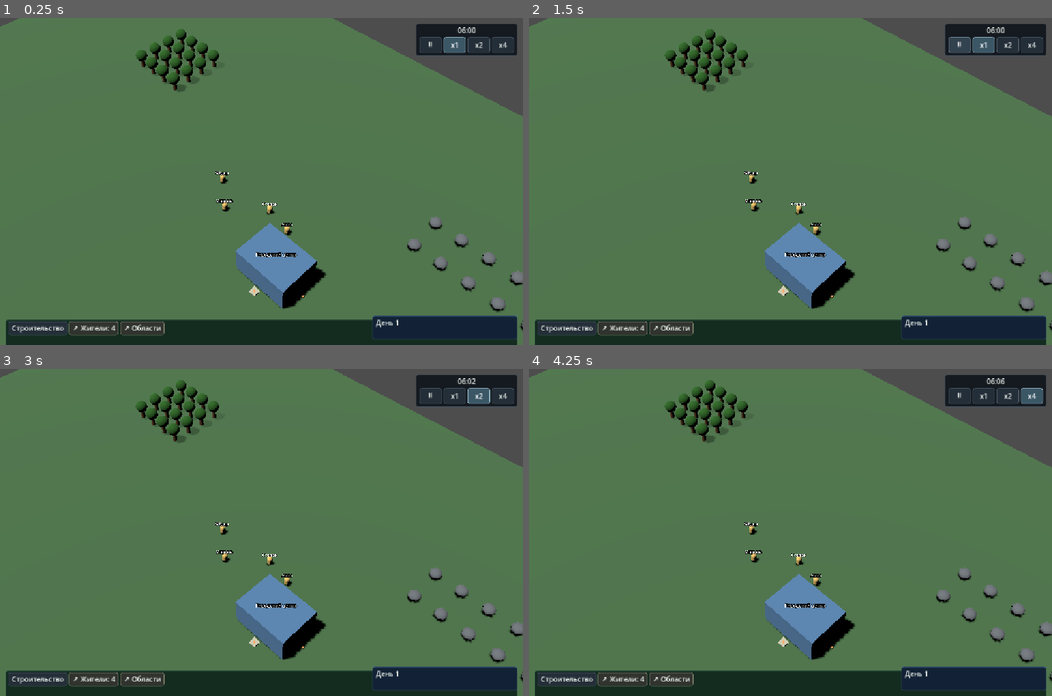
Above: before the commit, frames 1-4 (two rows, left to right).
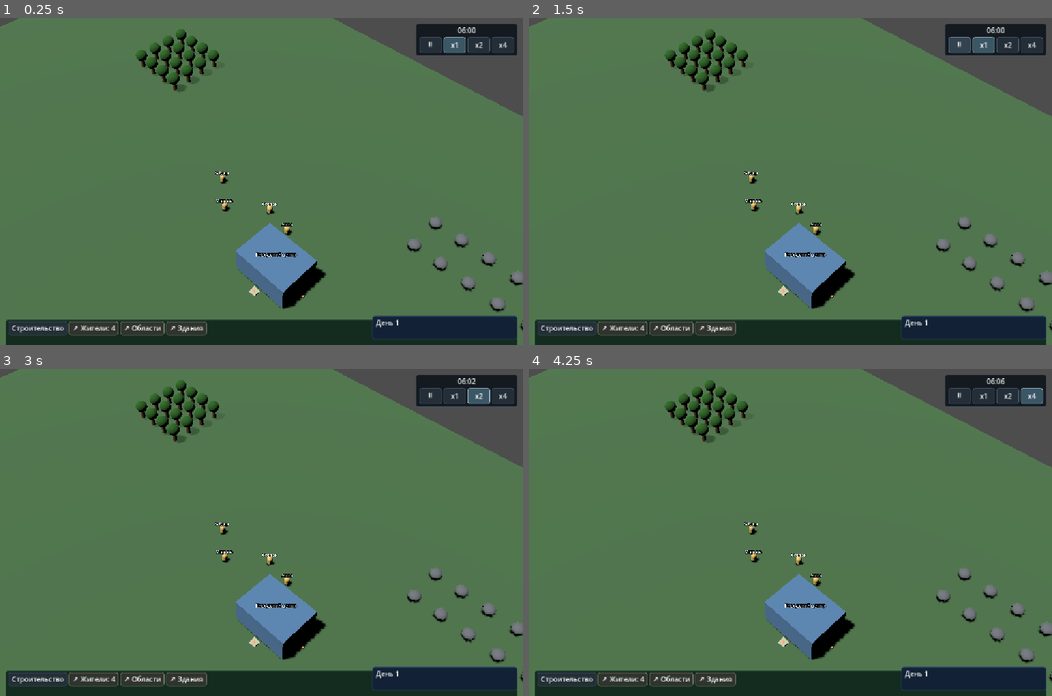
Above: after the commit, the same moments.

Repository: vladlopata5/village-sim
Game: Godot game, scene res://scenes/main_3d.tscn
The game is run twice, just before and just after one commit, with the same random seed, the same clock (stepped at 60 frames per second) and the same inputs.
Inputs:
- Up to frame 1 (0.25 s): no input
- Up to frame 2 (1.5 s): click "⏸" at 0.5 s; click "▶" at 1.25 s
- Up to frame 3 (3 s): click "x1" at 2 s; click "x2" at 2.75 s
- Up to frame 4 (4.25 s): click "x4" at 3.5 s

The runs differ from the first frame. In frame 1, 0.3% of the frame differs, in the area x 31-40%, y 92-98%; in frame 2, 0.3%; in frame 3, 0.3%; in frame 4, 0.3%.

Commit message:
Add buildings management window

Diff:
--- /dev/null
+++ b/scenes/ui/buildings_window.tscn
@@ -0,0 +1,4 @@
+[gd_scene load_steps=2 format=3]
+[ext_resource type="Script" path="res://scripts/ui/buildings_window.gd" id="1"]
+[node name="BuildingsWindow" type="PanelContainer"]
+script = ExtResource("1")
--- a/scripts/player_control.gd
+++ b/scripts/player_control.gd
@@ -7,6 +7,7 @@
 const ResourceType = preload("res://scripts/resource_type.gd")
 var logger: EventLog
 signal building_unregistered(building_id: StringName)
+signal building_registered(building_id: StringName) # Registry observation; no AI wake-up.
 signal resident_unregistered(resident_id: String)
 signal residents_changed
 signal profession_changed(resident_id: String)
@@ -63,6 +64,7 @@
 
 func register_building(building: RefCounted) -> void:
 	if building not in _buildings: _buildings.append(building)
+	building_registered.emit(building.id)
 	if not building.is_built(): return
 	var primary := _default_profession(building)
 	if primary != Profession.Type.NONE:
@@ -145,6 +147,7 @@
 	for building in _buildings:
 		if building.id == building_id: return building
 	return null
+func get_buildings() -> Array: return _buildings.duplicate() # Same instances, caller-owned array.
 
 func _is_housing_definition(building: RefCounted) -> bool:
 	return building is BuildingInstance and building.type == BuildingType.Type.HOME and building.definition.housing_capacity > 0
--- a/scripts/ui/action_panel.gd
+++ b/scripts/ui/action_panel.gd
@@ -51,6 +51,7 @@
 	register_section(&"construction","Строительство",Kind.TAB,catalogue)
 	register_section(&"residents","Жители",Kind.QUICK_WINDOW)
 	register_section(&"areas","Области",Kind.QUICK_WINDOW)
+	register_section(&"buildings","Здания",Kind.QUICK_WINDOW)
 	collapse_button=buttons[&"construction"]
 	_apply()
 	_layout_surfaces()
--- /dev/null
+++ b/scripts/ui/buildings_window.gd
@@ -0,0 +1,187 @@
+extends PanelContainer
+## Browsing projection of the real building registry. Row activation is not assignment.
+signal building_selected(building_id: StringName)
+signal focus_requested(building_id: StringName)
+const Profession = preload("res://scripts/resident_profession.gd")
+var control: RefCounted
+var selection: Node
+var _info_panel: Control
+var table: Tree
+var empty_label: Label
+var focus_button: Button
+var close_button: Button
+var rows: Dictionary = {}
+var refresh_count := 0
+var row_creation_count := 0
+var _root: TreeItem
+var _tracked: Dictionary = {} # Live instances for disconnecting their display signals.
+var _snapshots: Dictionary = {}
+var _dirty: Dictionary = {}
+var _pending := false
+var _layout_pending := false
+var _pressed_id: StringName = &""
+
+func _ready() -> void:
+	var column := VBoxContainer.new()
+	add_child(column)
+	var title := Label.new()
+	title.text = "Здания поселения"
+	column.add_child(title)
+	empty_label = Label.new()
+	empty_label.text = "Зданий пока нет."
+	column.add_child(empty_label)
+	table = Tree.new()
+	table.name = "BuildingsTable"
+	table.columns = 3
+	table.hide_root = true
+	table.select_mode = Tree.SELECT_ROW
+	table.column_titles_visible = true
+	table.custom_minimum_size.y = 160
+	table.size_flags_vertical = Control.SIZE_EXPAND_FILL
+	table.mouse_force_pass_scroll_events = false
+	for index in range(3):
+		table.set_column_title(index,["Здание","Тип","Состояние"][index])
+		table.set_column_expand_ratio(index,[4,3,2][index])
+	table.gui_input.connect(_table_input)
+	column.add_child(table)
+	_root = table.create_item()
+	var footer := HBoxContainer.new()
+	column.add_child(footer)
+	focus_button = Button.new()
+	focus_button.text = "Показать на карте"
+	focus_button.pressed.connect(_focus)
+	footer.add_child(focus_button)
+	var spacer := Control.new()
+	spacer.size_flags_horizontal = Control.SIZE_EXPAND_FILL
+	footer.add_child(spacer)
+	close_button = Button.new()
+	close_button.text = "Закрыть"
+	close_button.pressed.connect(hide)
+	footer.add_child(close_button)
+	visibility_changed.connect(_shown)
+	hide()
+
+func setup(player: RefCounted, selected: Node, info_panel: Control = null) -> void:
+	control = player
+	selection = selected
+	_info_panel = info_panel
+	control.building_registered.connect(_registered)
+	control.building_unregistered.connect(_removed)
+	selection.selection_changed.connect(_selection_changed)
+	get_parent().resized.connect(_queue_layout)
+	if _info_panel != null: _info_panel.resized.connect(_queue_layout)
+	for building in control.get_buildings(): observe(building)
+	_selection_changed()
+	_queue_layout()
+
+func _queue_layout() -> void:
+	if _layout_pending or not is_inside_tree(): return
+	_layout_pending = true
+	get_tree().process_frame.connect(_layout,CONNECT_ONE_SHOT)
+func _layout() -> void:
+	_layout_pending = false
+	if not get_parent() is Control: return
+	position = Vector2(12,12)
+	var available_width: float = get_parent().size.x-356
+	if is_instance_valid(_info_panel) and _info_panel.is_visible_in_tree():
+		available_width = minf(available_width,_info_panel.get_global_rect().position.x-get_parent().global_position.x-24)
+	size = Vector2(maxf(420,available_width),maxf(260,get_parent().size.y-244))
+func _shown() -> void:
+	_pressed_id = &""
+	if not is_visible_in_tree(): return
+	_flush()
+	_queue_layout()
+
+func _registered(id: StringName) -> void: observe(control.get_building(id))
+func observe(building: RefCounted) -> void:
+	if building == null or control.get_building(building.id) != building: return
+	var id: StringName = building.id
+	if _tracked.get(id) != building:
+		_untrack(id)
+		_tracked[id] = building
+		building.construction_changed.connect(_display_changed.bind(id))
+	_display_changed(id)
+
+func _type_label(building: RefCounted) -> String:
+	var definition = building.definition
+	if definition.is_storage: return "Хранение ресурсов"
+	if definition.housing_capacity > 0: return "Жильё"
+	if definition.worker_profession != Profession.Type.NONE: return Profession.display_name(definition.worker_profession)
+	return definition.display_name
+func _display_changed(id: StringName) -> void:
+	var building: RefCounted = _tracked.get(id)
+	if building == null: return
+	var snapshot := [building.display_name,_type_label(building),building.is_built()]
+	if _snapshots.get(id) == snapshot: return # Progress, claims and materials are not list columns.
+	_snapshots[id] = snapshot
+	_dirty[id] = true
+	_queue_refresh()
+func _untrack(id: StringName) -> void:
+	var building: RefCounted = _tracked.get(id)
+	var callback := _display_changed.bind(id)
+	if building != null and building.construction_changed.is_connected(callback): building.construction_changed.disconnect(callback)
+	_tracked.erase(id)
+	_snapshots.erase(id)
+func _removed(id: StringName) -> void:
+	_untrack(id)
+	if selection.selected_building != null and selection.selected_building.id == id: selection.clear()
+	_dirty[id] = true
+	_queue_refresh()
+
+func _queue_refresh() -> void:
+	if not is_visible_in_tree() or _pending: return
+	_pending = true
+	_flush.call_deferred()
+func _flush() -> void:
+	_pending = false
+	if not is_visible_in_tree() or control == null or _dirty.is_empty(): return
+	refresh_count += 1
+	for id in _dirty:
+		if control.get_building(id) == null:
+			if rows.has(id): rows[id].free(); rows.erase(id)
+			continue
+		if not rows.has(id):
+			var item := table.create_item(_root)
+			item.set_metadata(0,id)
+			item.custom_minimum_height = 30
+			for column in range(3): item.set_autowrap_mode(column,TextServer.AUTOWRAP_WORD_SMART)
+			rows[id] = item
+			row_creation_count += 1
+		var snapshot: Array = _snapshots[id]
+		var row: TreeItem = rows[id]
+		row.set_text(0,snapshot[0])
+		row.set_tooltip_text(0,str(id))
+		row.set_text(1,snapshot[1])
+		row.set_text(2,"Построено" if snapshot[2] else "Строится")
+	_dirty.clear()
+	empty_label.visible = rows.is_empty()
+	_selection_changed()
+
+func _selection_changed() -> void:
+	if selection == null: return
+	var building: RefCounted = selection.selected_building
+	focus_button.disabled = building == null or control.get_building(building.id) != building
+	if building != null and rows.has(building.id): rows[building.id].select(0)
+func activate_row(id: StringName) -> void:
+	if control.get_building(id) != null: building_selected.emit(id)
+func _focus() -> void:
+	var building: RefCounted = selection.selected_building
+	if building != null and control.get_building(building.id) == building: focus_requested.emit(building.id)
+func _table_input(event: InputEvent) -> void:
+	if not event is InputEventMouseButton or event.button_index != MOUSE_BUTTON_LEFT: return
+	var item := table.get_item_at_position(event.position)
+	var id: StringName = item.get_metadata(0) if item != null else &""
+	if event.pressed: _pressed_id = id
+	else:
+		if not id.is_empty() and id == _pressed_id: activate_row(id)
+		_pressed_id = &""
+
+func _exit_tree() -> void:
+	for id in _tracked.keys(): _untrack(id)
+	if control != null:
+		if control.building_registered.is_connected(_registered): control.building_registered.disconnect(_registered)
+		if control.building_unregistered.is_connected(_removed): control.building_unregistered.disconnect(_removed)
+	if is_instance_valid(selection) and selection.selection_changed.is_connected(_selection_changed): selection.selection_changed.disconnect(_selection_changed)
+	if is_instance_valid(_info_panel) and _info_panel.resized.is_connected(_queue_layout): _info_panel.resized.disconnect(_queue_layout)
+	if get_parent() is Control and get_parent().resized.is_connected(_queue_layout): get_parent().resized.disconnect(_queue_layout)
+	if get_tree().process_frame.is_connected(_layout): get_tree().process_frame.disconnect(_layout)
--- a/scripts/world_3d/main_3d.gd
+++ b/scripts/world_3d/main_3d.gd
@@ -39,6 +39,7 @@
 var building_uses = preload("res://scripts/world_3d/building_use_3d.gd").new()
 var settlement_panel: PanelContainer
 var work_areas_window: PanelContainer
+var buildings_window: PanelContainer
 var assignment_dialog: PanelContainer
 var debug_spawn: RefCounted
 var developer_panel: PanelContainer
@@ -91,6 +92,12 @@
 	work_areas_window.setup(work_areas,player_control,resident_selection)
 	work_areas_window.area_selected.connect(_view_work_area)
 	work_areas_window.create_requested.connect(_start_work_area)
+	buildings_window = preload("res://scenes/ui/buildings_window.tscn").instantiate()
+	$HUD.add_child(buildings_window)
+	game_ui.register_window(&"buildings",buildings_window)
+	buildings_window.setup(player_control,resident_selection,game_ui.info_panel)
+	buildings_window.building_selected.connect(_view_registered_building)
+	buildings_window.focus_requested.connect(_focus_registered_building)
 	game_ui.info_panel.area_details.focus_requested.connect(_focus_work_area)
 	game_ui.info_panel.area_details.edit_requested.connect(_edit_work_area)
 	work_area_dialog = preload("res://scripts/ui/work_area_dialog.gd").new()
@@ -614,6 +621,19 @@
 	resident_selection.select_work_area(area)
 	game_ui.info_panel.set_expanded(true)
 
+func _show_building(building: BuildingInstance) -> void:
+	super._show_building(building)
+	# Sites enter the shared registry before workplace activation; expose the same object.
+	if is_instance_valid(buildings_window): buildings_window.observe(building)
+func _view_registered_building(id: StringName) -> void:
+	var building = player_control.get_building(id)
+	if building == null: return
+	resident_selection.select_building(building)
+	game_ui.info_panel.set_expanded(true)
+func _focus_registered_building(id: StringName) -> void:
+	var building = player_control.get_building(id)
+	if building != null and resident_selection.selected_building == building: _focus_work_area(building.position)
+
 func _focus_work_area(center: Vector2) -> void:
 	game_ui.close_window()
 	var camera = $World/Camera3D
--- /dev/null
+++ b/tests/test_buildings_window.gd
@@ -0,0 +1,175 @@
+extends SceneTree
+const F = preload("res://tests/residents_ui_fixture.gd")
+const C = preload("res://scripts/world_3d/world_coordinates.gd")
+const T = preload("res://scripts/building_type.gd").Type
+const P = preload("res://scripts/resident_profession.gd").Type
+const R = preload("res://scripts/resource_type.gd").Type
+const D = preload("res://scripts/building_definition.gd")
+const BuildingsWindow = preload("res://scripts/ui/buildings_window.gd")
+const Player = preload("res://scripts/player_control.gd")
+const Selection = preload("res://scripts/resident_selection.gd")
+var checks := 0
+var failures := 0
+func _initialize() -> void: call_deferred("run")
+func check(ok: bool, message: String) -> void:
+	checks += 1
+	if not ok: failures += 1; push_error(message)
+func settle() -> void:
+	await process_frame
+	await process_frame
+func capture(label: String) -> void:
+	if "--render-qa" not in OS.get_cmdline_user_args(): return
+	for frame in range(8): await process_frame
+	await RenderingServer.frame_post_draw
+	var folder := "C:/Users/SW/Documents/Codex/outputs/work-areas-w5a/rendered"
+	DirAccess.make_dir_recursive_absolute(folder)
+	root.get_texture().get_image().save_png(folder+"/"+label+".png")
+func run() -> void:
+	root.size = Vector2i(1600,900)
+	var world = F.create(self)
+	await settle()
+	var window = world.buildings_window
+	var ui = world.game_ui
+	var panel = ui.info_panel
+	var pc = world.player_control
+	var selection = world.resident_selection
+	var camera = world.get_node("World/Camera3D")
+	var actor = world.resident_runtimes[0]
+	var hut = F.building(world,T.LUMBERJACK_HUT,Vector3(-24,0,-20))
+	world._select_building_definition(D.for_type(T.STORAGE))
+	world.handle_world_click(MOUSE_BUTTON_LEFT,{"position":Vector3(22,0,22)})
+	var site = world.buildings[-1]
+	world._cancel_active_world_tool()
+	check(not site.is_built() and pc.get_building(site.id)==site,"Real placement creates an existing registered construction object")
+	pc.assign_workplace(actor.data.id,hut.id,P.LUMBERJACK)
+	var worker = actor.get_node("Lumberjack")
+	check(worker.request_work() and worker.kind==&"CHOP","A real accepted job exists during UI checks")
+	var intent = actor.intents.current_intent
+	var tree = worker.tree
+	selection.select(actor.data)
+	panel.set_expanded(true);panel.select_tab(&"work")
+	var hut_view = world.world_locations.get_view(hut.id)
+	check(hut_view.indicator.visible and world.work_highlight.circle.visible,"W2 highlights an assigned idle/work resident before opening the window")
+	F.click(self,world.construction_panel.buttons[&"buildings"])
+	await settle()
+	check(window.visible and not world.settlement_panel.visible and not world.work_areas_window.visible,"Buildings quick button uses the existing exclusive GameUI window slot")
+	check(selection.selected_resident==actor.data and hut_view.indicator.visible and world.work_highlight.circle.visible,"Opening a window preserves resident selection and W2 work highlight")
+	check(window.position==Vector2(12,12) and window.size.x<=924 and window.size.y==476 and window.get_global_rect().encloses(window.close_button.get_global_rect()) and not window.get_global_rect().intersects(panel.get_global_rect()),"Building list/footer fit 1600x900 and leave the actual blue card unobscured")
+	check(window.rows.size()==pc.get_buildings().size() and window.rows[hut.id].get_text(0)==hut.display_name and window.rows[hut.id].get_text(2)=="Построено" and window.rows[site.id].get_text(2)=="Строится","Same built instances and real construction sites appear in the list")
+	check(window.rows[hut.id].get_text(1)==preload("res://scripts/resident_profession.gd").display_name(hut.definition.worker_profession),"Type/purpose comes from existing BuildingDefinition roles")
+	var clone: Array = pc.get_buildings()
+	clone.clear()
+	check(pc.get_building(hut.id)==hut,"Read-only registry array cannot remove actual buildings")
+	await capture("01-built-and-building")
+	var source_queries: Array = []
+	var original: Callable = world.logistics.sources.route_available
+	world.logistics.sources.route_available = func(start,target): source_queries.append([start,target]); return original.call(start,target)
+	var requests: int = world.decision_dispatcher.requests
+	var decisions: Array = world.resident_runtimes.map(func(runtime): return runtime.decision.decision_count)
+	var nav_revision: int = world.navigation.revision
+	var resources: Dictionary = site.construction_delivered
+	var reserved: int = hut.resources.get_reserved_out(R.LOG)
+	await F.row_click(self,window,str(hut.id))
+	await settle()
+	check(selection.selected_building==hut and selection.selected_resident==null and panel.building_details==world.building_card_view() and panel.expanded,"Actual row click opens the existing building card as the single selected object")
+	check(hut_view.indicator.visible and not world.work_highlight.circle.visible,"Ordinary building highlight replaces resident work-area highlight")
+	var row: TreeItem = window.rows[hut.id]
+	var rows_created: int = window.row_creation_count
+	var refreshes: int = window.refresh_count
+	var zoom: float = camera.get_zoom_distance()
+	var rotation: Vector3 = camera.rotation
+	await capture("02-selected-building-card")
+	F.click(self,window.focus_button)
+	await settle()
+	check(not window.visible and camera.get_focus_position().is_equal_approx(C.to_world(hut.position)) and is_equal_approx(camera.get_zoom_distance(),zoom) and camera.rotation==rotation,"Show on map closes the list and pans to the actual building without zoom/rotation changes")
+	check(selection.selected_building==hut and actor.intents.current_intent==intent and worker.tree==tree and tree.reservation_owner_id==StringName(actor.data.id) and site.construction_delivered==resources and hut.resources.get_reserved_out(R.LOG)==reserved,"Focus preserves building selection, accepted work and resource/reservation data")
+	await capture("03-focused-building")
+	F.click(self,world.construction_panel.buttons[&"buildings"])
+	await settle()
+	check(window.rows[hut.id]==row and window.row_creation_count==rows_created and window.refresh_count==refreshes,"Reopening an unchanged list reuses its rows and does not repaint")
+	await F.row_click(self,window,str(site.id))
+	await settle()
+	check(selection.selected_building==site and not hut_view.indicator.visible and world.world_locations.get_view(site.id).indicator.visible,"Selecting a site removes the old building highlight")
+	F.click(self,window.focus_button)
+	await settle()
+	check(camera.get_focus_position().is_equal_approx(C.to_world(site.position)) and selection.selected_building==site,"Construction-site focus uses its own real position")
+	check(world.decision_dispatcher.requests==requests and world.resident_runtimes.map(func(runtime): return runtime.decision.decision_count)==decisions and source_queries.is_empty() and world.navigation.revision==nav_revision,"Browsing, selecting and focusing generate no AI requests or source-route queries")
+	world.logistics.sources.route_available = original
+	ui.open_window(&"buildings")
+	await settle()
+	# Repeated construction signals that do not change visible columns must be cheap.
+	refreshes = window.refresh_count
+	site.reserve_construction_material(R.LOG,1)
+	site.release_construction_material(R.LOG,1)
+	site.add_construction_work(1)
+	await settle()
+	check(window.refresh_count==refreshes and window.row_creation_count==rows_created,"Progress and reservations do not repaint unchanged list columns")
+	await F.row_click(self,window,str(hut.id))
+	await settle()
+	for resource in site.definition.construction_requirements:
+		site.add_delivered_material(resource,site.get_missing_amount(resource))
+	site.add_construction_work(site.definition.construction_work_required)
+	check(site.complete_construction(),"Existing completion API finishes the same construction entity")
+	await settle()
+	check(window.rows[site.id].get_text(2)=="Построено" and window.rows[hut.id]==row and window.table.get_selected()==row and selection.selected_building==hut,"Completion updates state while preserving the other selected row/card")
+	check(window.row_creation_count==rows_created,"Completion does not replace existing rows or instances")
+	var addition = F.building(world,T.SAWMILL,Vector3(-12,0,8))
+	await settle()
+	check(window.rows.has(addition.id) and pc.get_building(addition.id)==addition and window.table.get_selected()==row,"Debug registration appends the actual building without losing selection")
+	# Real cancellation removes the selected site and its row safely.
+	world._select_building_definition(D.for_type(T.HOME))
+	world.handle_world_click(MOUSE_BUTTON_LEFT,{"position":Vector3(8,0,-25)})
+	var cancelled = world.buildings[-1]
+	world._cancel_active_world_tool()
+	await settle()
+	window.activate_row(cancelled.id)
+	check(selection.selected_building==cancelled,"New real construction can be selected immediately")
+	check(world.cancel_construction(cancelled.id),"Existing cancellation API removes the selected site")
+	await settle()
+	check(not window.rows.has(cancelled.id) and selection.selected_entity==null and not panel.expanded,"Removal clears stale row, object selection and blue card")
+	window.activate_row(cancelled.id)
+	check(selection.selected_entity==null,"Stale row activation cannot restore a removed building")
+	# Other windows, Esc, building tools and work-area editing keep their old contracts.
+	selection.select_building(hut)
+	F.click(self,window.close_button)
+	check(not window.visible and selection.selected_building==hut and pc.get_building(hut.id)==hut and actor.intents.current_intent==intent,"Closing Buildings keeps selection, entity and accepted work")
+	F.click(self,ui.residents_button)
+	await settle()
+	check(world.settlement_panel.visible and not window.visible,"Residents window still opens")
+	F.key(self,KEY_ESCAPE)
+	check(not world.settlement_panel.visible and selection.selected_building==hut,"Esc closes only the active window")
+	F.click(self,world.construction_panel.buttons[&"areas"])
+	await settle()
+	check(world.work_areas_window.visible and not window.visible,"Areas window still uses the same coordinator")
+	F.key(self,KEY_ESCAPE)
+	world._select_building_definition(D.for_type(T.HOME))
+	ui.open_window(&"buildings")
+	F.key(self,KEY_ESCAPE)
+	check(world.placement.is_active() and not window.visible,"Closing Buildings leaves an active construction tool intact")
+	F.key(self,KEY_ESCAPE)
+	check(not world.placement.is_active(),"Next Esc still cancels the ordinary construction tool")
+	var area = world.work_areas.create(C.to_sim(Vector3(-10,0,-15)),C.length_to_sim(15))
+	world._view_work_area(area.id)
+	world._edit_work_area(area.id)
+	world._cancel_work_area()
+	check(selection.selected_work_area==area and not world.work_area_tool.active(),"WorkArea card/edit cancellation still works")
+	# Standalone empty-registry view, using existing UI nodes rather than a new fixture framework.
+	var empty_player = Player.new()
+	empty_player.setup([],[])
+	var empty_selection = Selection.new()
+	root.add_child(empty_selection)
+	var empty_window = BuildingsWindow.new()
+	ui.get_node("Windows").add_child(empty_window)
+	empty_window.setup(empty_player,empty_selection)
+	empty_window.show()
+	await settle()
+	check(empty_window.empty_label.visible and empty_window.rows.is_empty() and empty_window.focus_button.disabled,"An empty real registry has a truthful empty state and disabled focus")
+	empty_window.free()
+	empty_selection.free()
+	var connections: int = hut.construction_changed.get_connections().size()
+	window.queue_free()
+	await settle()
+	check(hut.construction_changed.get_connections().size()==connections-1,"Window teardown disconnects its building observation")
+	world.free()
+	print("Buildings window: %d checks, %d failures" % [checks,failures])
+	quit(1 if failures else 0)
--- a/tests/test_construction_ui.gd
+++ b/tests/test_construction_ui.gd
@@ -50,8 +50,8 @@
 	var camera: Camera3D=world.get_node("World/Camera3D")
 	var before: Transform3D=camera.global_transform
 	var zoom: float=camera.get_zoom_distance()
-	check(panel.collapsed and panel.sections.map(func(section): return section.id)==[&"construction",&"residents",&"areas"],"Construction TAB, Residents and Areas QUICK_WINDOW; initial collapsed")
-	check(panel.sections[0].kind==panel.Kind.TAB and panel.sections[1].kind==panel.Kind.QUICK_WINDOW and panel.sections[2].kind==panel.Kind.QUICK_WINDOW,"Distinct registered action kinds")
+	check(panel.collapsed and panel.sections.map(func(section): return section.id)==[&"construction",&"residents",&"areas",&"buildings"],"Construction TAB, Residents, Areas and Buildings QUICK_WINDOW; initial collapsed")
+	check(panel.sections[0].kind==panel.Kind.TAB and panel.sections[1].kind==panel.Kind.QUICK_WINDOW and panel.sections[2].kind==panel.Kind.QUICK_WINDOW and panel.sections[3].kind==panel.Kind.QUICK_WINDOW,"Distinct registered action kinds")
 	var names:=[]
 	for category in catalog.categories: names.append(category.title)
 	check(names==["Производство","Логистика","Поселение","Объекты"],"Four ordered internal categories")
Not shown, added: scripts/ui/buildings_window.gd.uid
Not shown, added: tests/test_buildings_window.gd.uid
Not shown, changed: docs/DECISIONS.md
